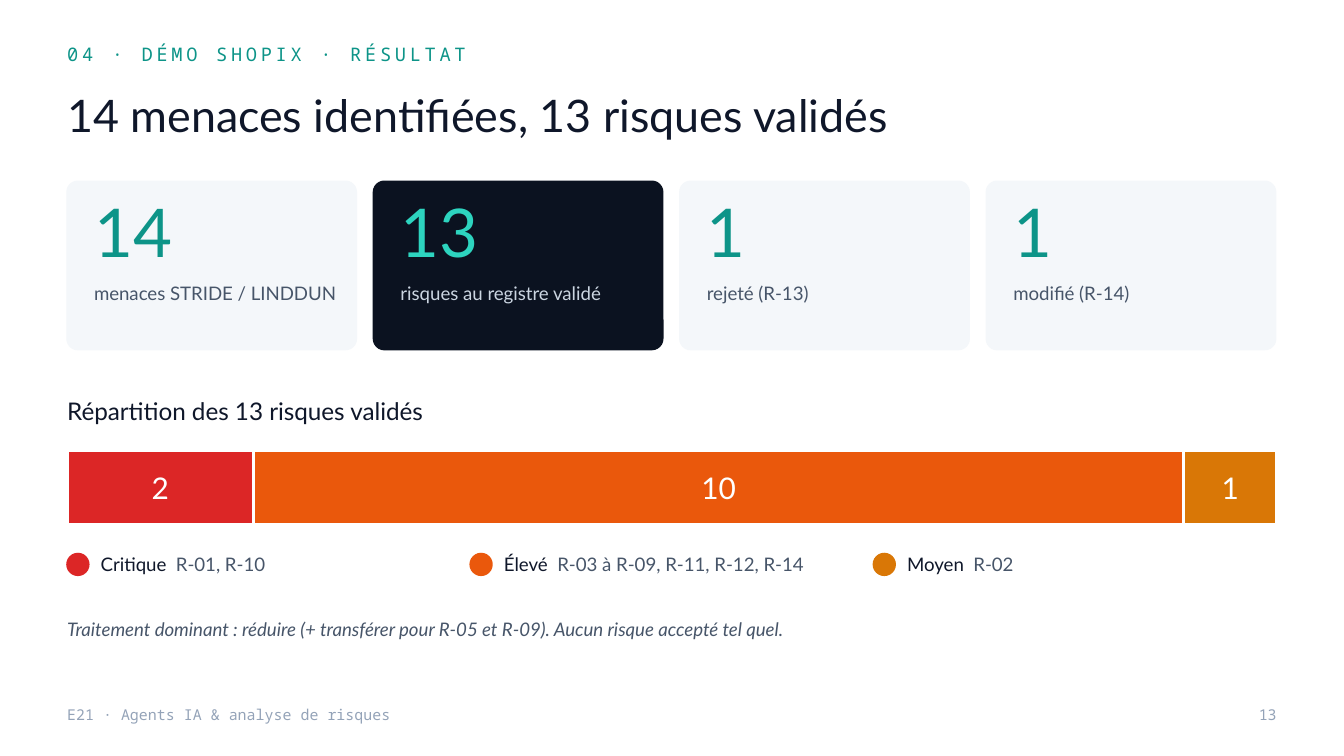
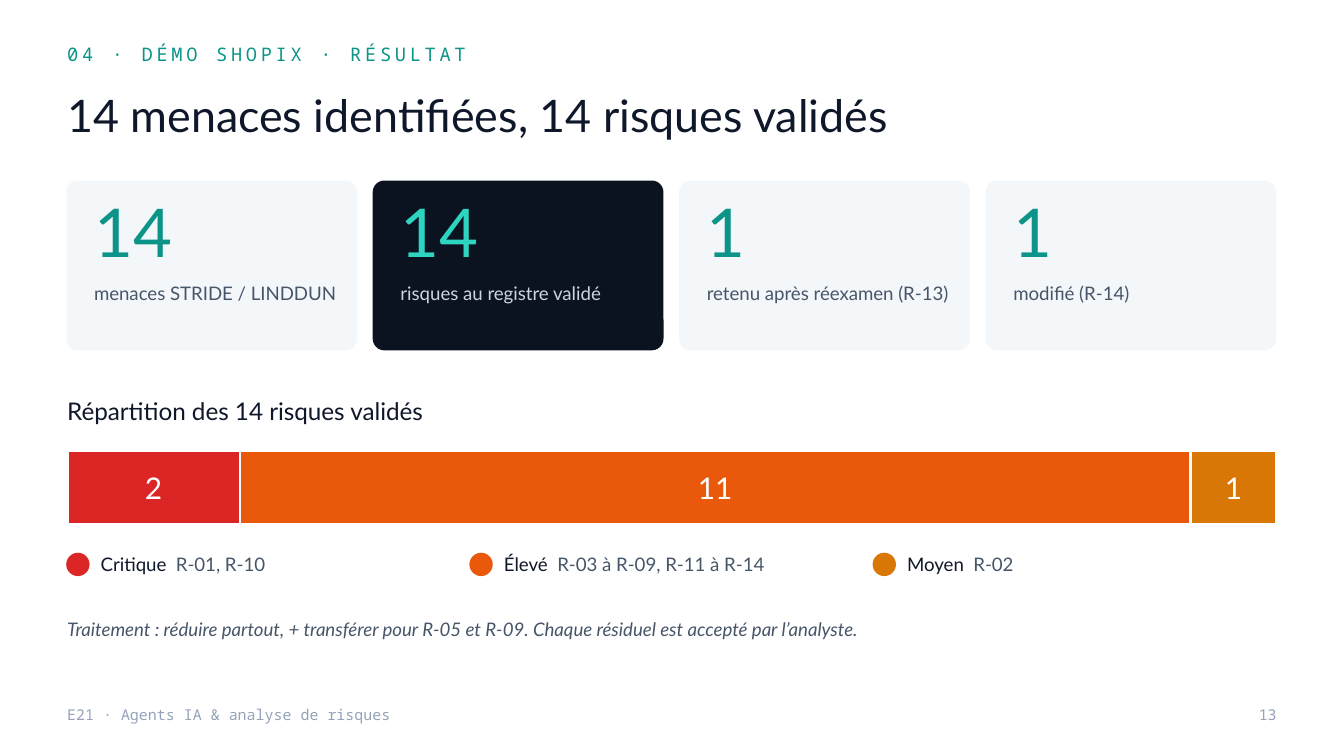
Before and after one commit to MelvinBzh/management_de_la_securite, a slide deck: slide 13 of soutenance/Soutenance_E21_Agents_IA.pptx. Drawn at 1344x756 pixels with LibreOffice and Linux fonts; fonts in the diff are those of the drawing. Boxes give left, top, right and bottom in pixels: in the first picture for what was removed or moved away, otherwise in the second. Text is boxed around its words. In the diff, an @@ line names an element or a change of style, - is before the commit and + after.

```diff
--- a/soutenance/Soutenance_E21_Agents_IA.pptx
+++ b/soutenance/Soutenance_E21_Agents_IA.pptx
@@ text at (67,99,887,140): text changed @@
-14 menaces identifiées, 13 risques validés
+14 menaces identifiées, 14 risques validés
@@ text at (400,208,478,257): text changed @@
-13
+14
@@ text at (707,285,948,303): text changed @@
-rejeté (R-13)
+retenu après réexamen (R-13)
@@ text at (67,402,423,424): text changed @@
-Répartition des 13 risques validés
+Répartition des 14 risques validés
@@ text "2": place and size @@
-text "2" at (152,477,169,499)
+text "2" at (145,477,162,499)
@@ rectangle: place and size @@
-rectangle at (67,450,253,524)
+rectangle at (67,450,241,524)
@@ rectangle: place and size @@
-rectangle at (253,450,1183,524)
+rectangle at (241,450,1191,524)
@@ text at (698,477,733,499): text changed @@
-10
+11
@@ rectangle: place and size @@
-rectangle at (1184,450,1277,524)
+rectangle at (1191,450,1277,524)
@@ text at (504,555,764,574): text changed @@
-Élevé R-03 à R-09, R-11, R-12, R-14
+Élevé R-03 à R-09, R-11 à R-14
@@ text at (67,622,858,639): text changed @@
-Traitement dominant : réduire (+ transférer pour R-05 et R-09). Aucun risque accepté tel quel.
+Traitement : réduire partout, + transférer pour R-05 et R-09. Chaque résiduel est accepté par l’analyste.
```
Also in this commit, not shown: 20 other slides changed, 1 slide added, 1 slide removed.
